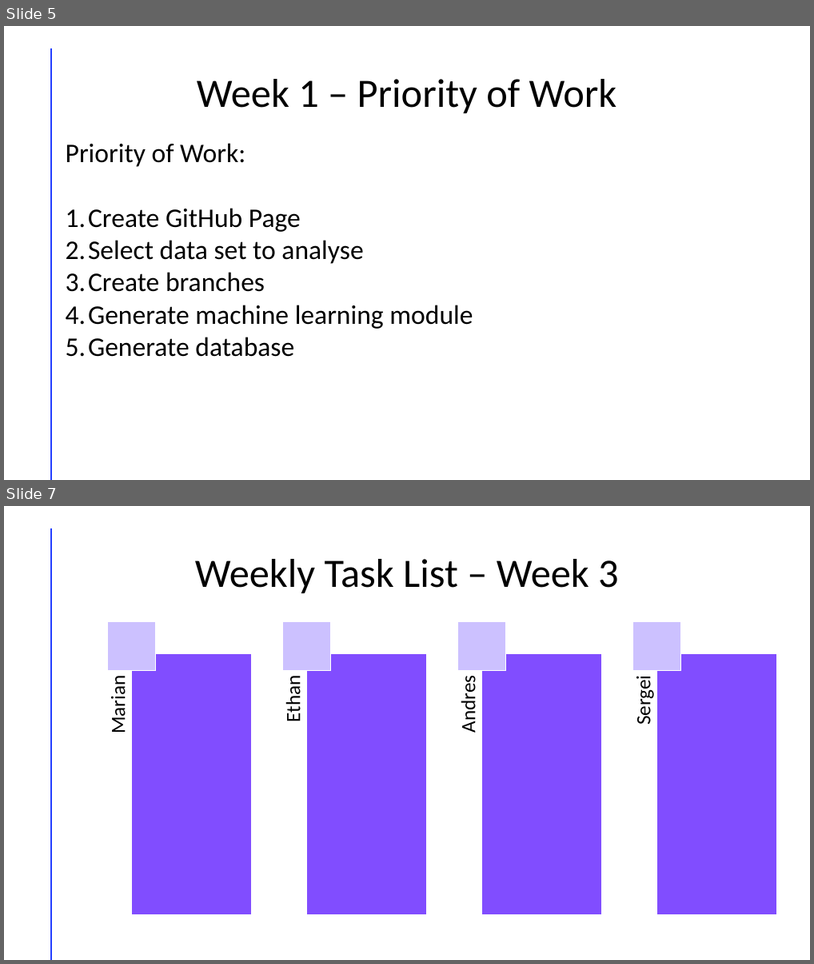
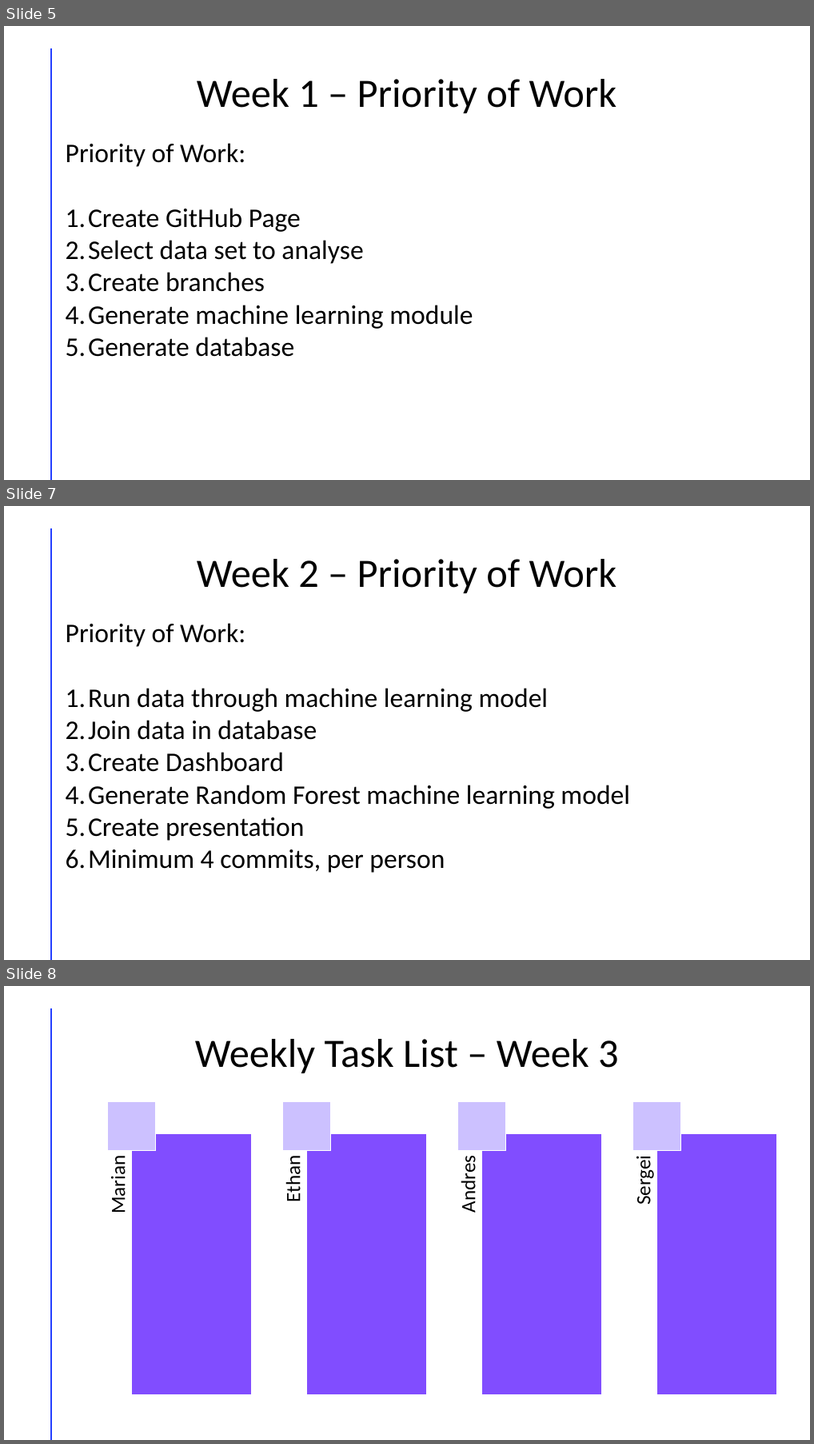
Before and after one commit to apombo90/Predicting_Heart_Disease, a slide deck: Data Analytics Group 7 Workflow Procedure.pptx. Shown one above the other, each under a label of ours: slides 5 and 7 before the commit, slides 5, 7 and 8 after it; the slides between them are not shown. The pictures are 814x964 and 814x1444 pixels, drawn with LibreOffice and Linux fonts; fonts in the diff are those of the drawing. Boxes give left, top, right and bottom in pixels: in the first picture for what was removed or moved away, otherwise in the second. Text is boxed around its words. In the diff, an @@ line names an element or a change of style, - is before the commit and + after.

```diff
--- a/Data Analytics Group 7 Workflow Procedure.pptx
+++ b/Data Analytics Group 7 Workflow Procedure.pptx
@@ slide 7 added at [4, 506, 810, 960], background #FFFFFF; not listed: 1 template element that a slide beside it also shows @@
@@ title added at [197, 559, 618, 593], 48 pt, text #000000 @@
+Week 2 – Priority of Work
@@ text added at [66, 623, 630, 872], 32 pt, text #000000 @@
+Priority of Work:
+1. Run data through machine learning model
+2. Join data in database
+3. Create Dashboard
+4. Generate Random Forest machine learning model
+5. Create presentation
+6. Minimum 4 commits, per person
@@ what was slide 7 is now slide 8 @@
```
Also in this commit, not shown: 1 slide changed.
